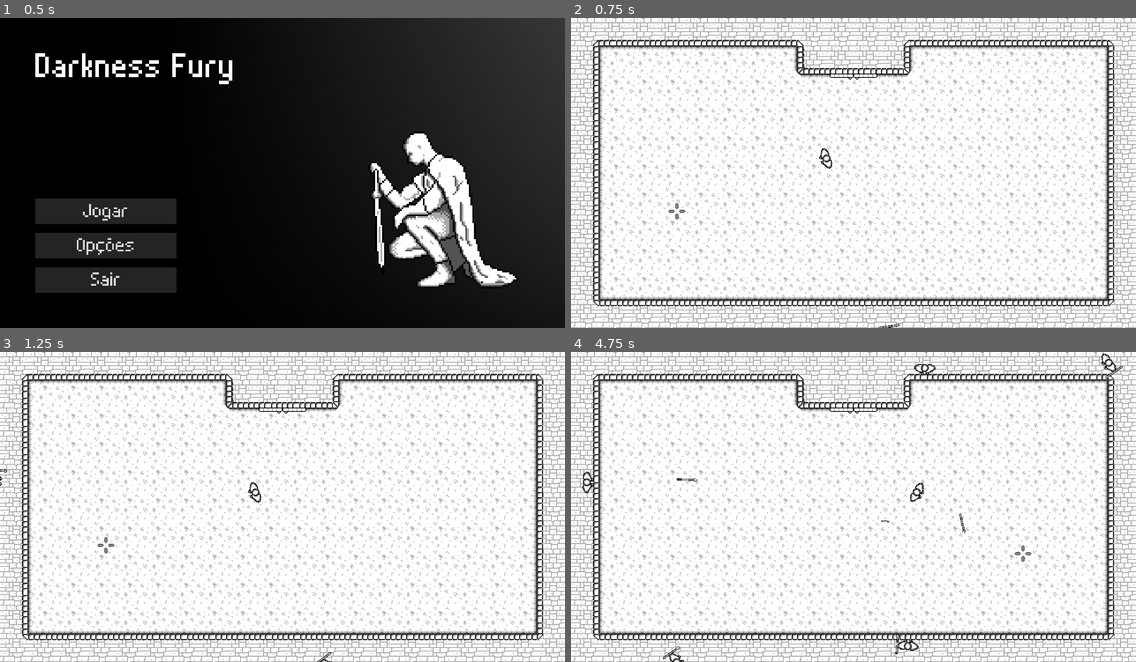
Above: before the commit, frames 1-4 (two rows, left to right).
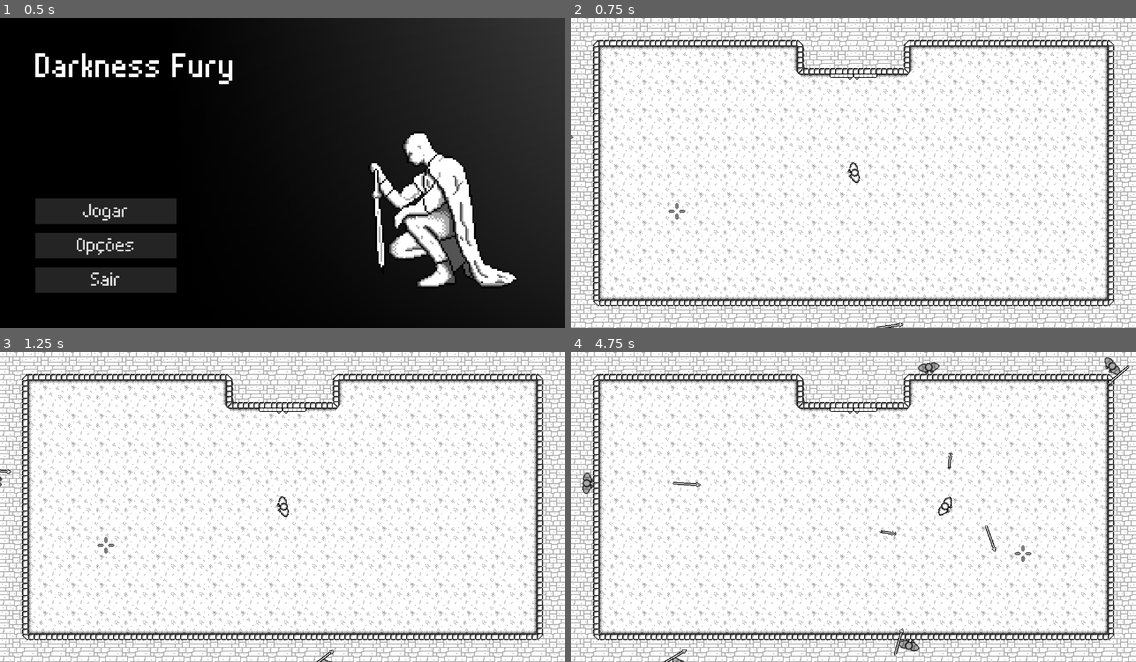
Above: after the commit, the same moments.

Repository: CarlMachado/DarknessFury
Game: Godot game, scene res://scenes/main_menu.tscn
Two runs of this game, one before a commit and one after it. Both use one fixed random seed, a clock stepped at 60 frames per second and the inputs below.
Inputs (mouse positions are in pixels of both pictures, inside the frame that each line leads up to):
- Up to frame 1 (0.5 s): no input
- Up to frame 2 (0.75 s): click "Jogar" at 0.5 s
- Up to frame 3 (1.25 s): no input
- Up to frame 4 (4.75 s): move the mouse to (977, 491) at 1.27 s; hold D (ui_right) 1.28-2.03 s; click (977, 491) at 1.35 s; move the mouse to (740, 522) at 2.02 s; hold S (ui_down) 2.03-2.78 s; click (740, 522) at 2.1 s; move the mouse to (910, 438) at 2.77 s; hold D (ui_right) 2.78-3.53 s; click (910, 438) at 2.85 s; move the mouse to (825, 569) at 3.52 s; hold W (ui_up) 3.53-4.28 s; click (825, 569) at 3.6 s; move the mouse to (1023, 553) at 4.27 s; hold A (ui_left) from 4.28 s (still down); click (1023, 553) at 4.35 s

Frame 1 is identical in both runs. In frame 2, 0.2% of the frame differs, in the area x 0-59%, y 37-100%; in frame 3, 0.2%; in frame 4, 1.0%, in the area x 1-99%, y 0-100%.

Commit message:
adicionando a cena inicial

Diff:
--- /dev/null
+++ b/fonts/ingame.tres
@@ -0,0 +1,11 @@
+[gd_resource type="DynamicFont" load_steps=2 format=2]
+
+[sub_resource type="DynamicFontData" id=1]
+antialiased = false
+font_path = "res://fonts/pixelfont.ttf"
+
+[resource]
+size = 25
+extra_spacing_top = -4
+extra_spacing_bottom = 3
+font_data = SubResource( 1 )
--- a/prefabs/enemy.tscn
+++ b/prefabs/enemy.tscn
@@ -1,15 +1,11 @@
-[gd_scene load_steps=14 format=2]
+[gd_scene load_steps=10 format=2]
 
 [ext_resource path="res://scripts/enemy.gd" type="Script" id=1]
-[ext_resource path="res://sprites/player/walk_0.png" type="Texture" id=2]
-[ext_resource path="res://sprites/player/walk_1.png" type="Texture" id=3]
-[ext_resource path="res://sprites/player/walk_2.png" type="Texture" id=4]
-[ext_resource path="res://sprites/player/walk_3.png" type="Texture" id=5]
-[ext_resource path="res://sprites/player/raise_0.png" type="Texture" id=6]
-[ext_resource path="res://sprites/player/raise_1.png" type="Texture" id=7]
-[ext_resource path="res://sprites/player/raise_2.png" type="Texture" id=8]
-[ext_resource path="res://sprites/player/raise_3.png" type="Texture" id=9]
-[ext_resource path="res://sprites/weapon/spear_hand.png" type="Texture" id=10]
+[ext_resource path="res://sprites/enemy/walk_0.png" type="Texture" id=2]
+[ext_resource path="res://sprites/enemy/walk_1.png" type="Texture" id=3]
+[ext_resource path="res://sprites/enemy/walk_2.png" type="Texture" id=4]
+[ext_resource path="res://sprites/enemy/walk_3.png" type="Texture" id=5]
+[ext_resource path="res://sprites/weapon/spear_hand.png" type="Texture" id=6]
 
 [sub_resource type="SpriteFrames" id=1]
 animations = [ {
@@ -22,11 +18,6 @@
 "loop": true,
 "name": "walk",
 "speed": 10.0
-}, {
-"frames": [ ExtResource( 6 ), ExtResource( 7 ), ExtResource( 8 ), ExtResource( 9 ), ExtResource( 2 ) ],
-"loop": true,
-"name": "rise",
-"speed": 2.0
 } ]
 
 [sub_resource type="CapsuleShape2D" id=2]
@@ -48,8 +39,8 @@
 
 [node name="spear" type="Sprite" parent="."]
 position = Vector2( -0.182144, -23.5217 )
-scale = Vector2( 1.5, 1.5 )
-texture = ExtResource( 10 )
+scale = Vector2( 2, 2 )
+texture = ExtResource( 6 )
 
 [node name="shape" type="CollisionShape2D" parent="."]
 position = Vector2( -2.04057, -0.680191 )
--- a/prefabs/spear_floor.tscn
+++ b/prefabs/spear_floor.tscn
@@ -10,6 +10,7 @@
 [node name="spear_floor" type="Area2D" groups=[
 "spear",
 ]]
+scale = Vector2( 2, 2 )
 script = ExtResource( 1 )
 
 [node name="col_shape" type="CollisionShape2D" parent="."]
--- a/prefabs/spear_hand.tscn
+++ b/prefabs/spear_hand.tscn
@@ -4,8 +4,8 @@
 [ext_resource path="res://sprites/weapon/spear_hand.png" type="Texture" id=2]
 
 [sub_resource type="CapsuleShape2D" id=1]
-radius = 3.8202
-height = 40.9011
+radius = 2.66984
+height = 26.257
 
 [node name="spear_hand" type="StaticBody2D"]
 collision_layer = 8
@@ -18,5 +18,4 @@
 shape = SubResource( 1 )
 
 [node name="sprite" type="Sprite" parent="."]
-scale = Vector2( 1.5, 1.5 )
 texture = ExtResource( 2 )
--- a/scenes/levels/arena.tscn
+++ b/scenes/levels/arena.tscn
@@ -32,7 +32,7 @@
 tile_data = PoolIntArray( 0, 36, 0, 1, 35, 0, 2, 35, 0, 3, 35, 0, 4, 35, 0, 5, 35, 0, 6, 35, 0, 7, 35, 0, 8, 0, 0, 9, 2 …(3087 unchanged characters)…
 
 [node name="player" parent="." instance=ExtResource( 4 )]
-position = Vector2( 288, 160 )
+position = Vector2( 320, 176 )
 
 [node name="enemy_spawns" type="Node" parent="."]
 editor/display_folded = true
--- a/scenes/levels/initial_scene.tscn
+++ b/scenes/levels/initial_scene.tscn
@@ -1,20 +1,77 @@
-[gd_scene load_steps=5 format=2]
+[gd_scene load_steps=13 format=2]
 
-[ext_resource path="res://scripts/arena.gd" type="Script" id=1]
+[ext_resource path="res://scripts/initial_scene.gd" type="Script" id=1]
 [ext_resource path="res://prefabs/tile_arena.tscn" type="PackedScene" id=2]
-[ext_resource path="res://prefabs/mouse_cross.tscn" type="PackedScene" id=3]
-[ext_resource path="res://sprites/speak_ballon.png" type="Texture" id=4]
+[ext_resource path="res://sprites/player/raise_0.png" type="Texture" id=3]
+[ext_resource path="res://sprites/player/raise_1.png" type="Texture" id=4]
+[ext_resource path="res://sprites/player/raise_2.png" type="Texture" id=5]
+[ext_resource path="res://sprites/player/raise_3.png" type="Texture" id=6]
+[ext_resource path="res://sprites/player/walk_0.png" type="Texture" id=7]
+[ext_resource path="res://sprites/speak_ballon.png" type="Texture" id=8]
+[ext_resource path="res://prefabs/mouse_cross.tscn" type="PackedScene" id=9]
+[ext_resource path="res://fonts/ingame.tres" type="DynamicFont" id=10]
+[ext_resource path="res://sprites/hero_face.png" type="Texture" id=11]
 
-[node name="arena" type="Node2D"]
+[sub_resource type="SpriteFrames" id=1]
+animations = [ {
+"frames": [ ExtResource( 3 ), ExtResource( 4 ), ExtResource( 5 ), ExtResource( 6 ) ],
+"loop": true,
+"name": "default",
+"speed": 5.0
+} ]
+
+[node name="initial_scene" type="Node2D"]
 scale = Vector2( 2, 2 )
 script = ExtResource( 1 )
 
 [node name="tile_arena" parent="." instance=ExtResource( 2 )]
 tile_data = PoolIntArray( 0, 36, 0, 1, 35, 0, 2, 35, 0, 3, 35, 0, 4, 35, 0, 5, 35, 0, 6, 35, 0, 7, 35, 0, 8, 0, 0, 9, 2 …(3087 unchanged characters)…
 
-[node name="mouse_cross" parent="." instance=ExtResource( 3 )]
+[node name="player_down" type="AnimatedSprite" parent="."]
+position = Vector2( 304, 176 )
+frames = SubResource( 1 )
+
+[node name="player" type="Sprite" parent="."]
+visible = false
+position = Vector2( 320, 176 )
+texture = ExtResource( 7 )
+
+[node name="speak_ballon" type="Sprite" parent="."]
+texture = ExtResource( 8 )
+centered = false
+
+[node name="mouse_cross" parent="." instance=ExtResource( 9 )]
 z_index = 1000
 
-[node name="speak_ballon" type="Sprite" parent="."]
-texture = ExtResource( 4 )
-centered = false
+[node name="dialogues" type="Node2D" parent="."]
+
+[node name="dialogue_1" type="Label" parent="dialogues"]
+visible = false
+margin_left = 277.0
+margin_top = 217.0
+margin_right = 457.0
+margin_bottom = 313.0
+custom_fonts/font = ExtResource( 10 )
+text = "Ai minha cabeça!
+Como doi!"
+valign = 1
+autowrap = true
+
+[node name="hero_face" type="Sprite" parent="dialogues/dialogue_1"]
+position = Vector2( -46.1606, 49.0077 )
+texture = ExtResource( 11 )
+
+[node name="dialogue_2" type="Label" parent="dialogues"]
+margin_left = 277.0
+margin_top = 217.0
+margin_right = 457.0
+margin_bottom = 313.0
+custom_fonts/font = ExtResource( 10 )
+text = "Onde eu estou, o que
+está acontecendo?"
+valign = 1
+autowrap = true
+
+[node name="hero_face2" type="Sprite" parent="dialogues/dialogue_2"]
+position = Vector2( -46.1606, 49.0077 )
+texture = ExtResource( 11 )
--- a/scripts/enemy.gd
+++ b/scripts/enemy.gd
@@ -33,6 +33,7 @@
 			spear_attack.rotation = global_rotation
 			spear_attack.dir = Vector2(cos(rotation + correct), sin(rotation + correct))
 			spear_attack.target = body
+			spear_attack.scale = spear_attack.scale * 2
 			get_parent().add_child(spear_attack)
 			$spear.hide()
 			loaded = false
--- /dev/null
+++ b/scripts/initial_scene.gd
@@ -0,0 +1,28 @@
+extends Node2D
+
+var cur_frame = 0
+var stage = 0
+
+func _ready():
+	pass
+
+func initial_animation():
+	cur_frame += 1
+
+	if cur_frame > 50 and $player_down.frame < 3:
+		$player_down.frame += 1
+		cur_frame = 0
+	elif cur_frame > 50 and $player_down.frame == 3:
+		$player_down.hide()
+		$player.show()
+
+	if stage == 0 and cur_frame > 100:
+		stage += 1
+		pass
+
+	if cur_frame > 100:
+		$speak_ballon.show()
+		cur_frame = 0
+
+func _process(delta):
+	initial_animation()
--- a/scripts/player.gd
+++ b/scripts/player.gd
@@ -44,27 +44,34 @@
 
 func shoot_spear():
 	get_tree().call_group("spear", "spear_false")
+
 	var position_mouse = global_position.distance_to(get_global_mouse_position())
+	var angle = atan2(get_global_mouse_position().y - global_position.y, get_global_mouse_position().x - global_position.x)
 	var correct
+	var spear_attack = PRE_SPEAR.instance()
 
-	print(position_mouse)
-	if position_mouse > 1150:
-		correct = 0.0109
-	if position_mouse > 1000:
-		correct = 0.0110
-	if position_mouse > 900:
-		correct = 0.0125
-	elif position_mouse > 600:
+	if position_mouse < 100:
+		correct = 0.19
+	elif position_mouse < 250:
+		correct = 0.075
+	elif position_mouse < 400:
+		correct = 0.050
+	elif position_mouse < 550:
+		correct = 0.032
+	elif position_mouse < 700:
+		correct = 0.026
+	elif position_mouse < 850:
+		correct = 0.023
+	elif position_mouse < 1000:
 		correct = 0.020
-	elif position_mouse > 300:
-		correct = 0.05
+	elif position_mouse < 1200:
+		correct = 0.017
 	else:
-		correct = 0.175
+		correct = 0.50
 
-	var spear_attack = PRE_SPEAR.instance()
 	spear_attack.global_position = $spear_hand.global_position / 2
 	spear_attack.rotation = global_rotation
-	spear_attack.dir = Vector2(cos(rotation + correct), sin(rotation + correct))
+	spear_attack.dir = Vector2(cos(angle - correct), sin(angle - correct))
 	spear_attack.target_position = get_global_mouse_position()
 	get_parent().add_child(spear_attack)
 
@@ -73,10 +80,8 @@
 	$reload.start()
 
 func take_spear():
-	if has_spear:
-		get_tree().call_group("spear", "spear_true")
-	else:
-		get_tree().call_group("spear", "spear_true")
+	get_tree().call_group("spear", "spear_true")
+	if not has_spear:
 		has_spear = true
 
 func _on_reload_timeout():
Binary file added: sprites/hero_face.png
Binary file added: sprites/king_face.png
Not shown, changed: sprites/raw/hero_face.xcf
Not shown, added: sprites/raw/king_face.xcf
